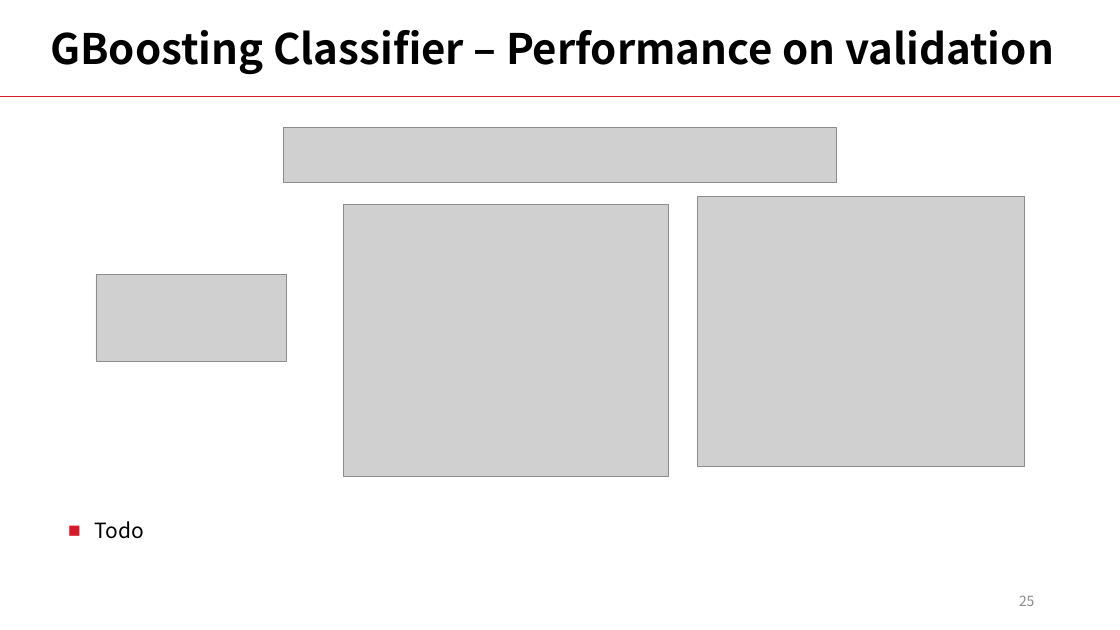
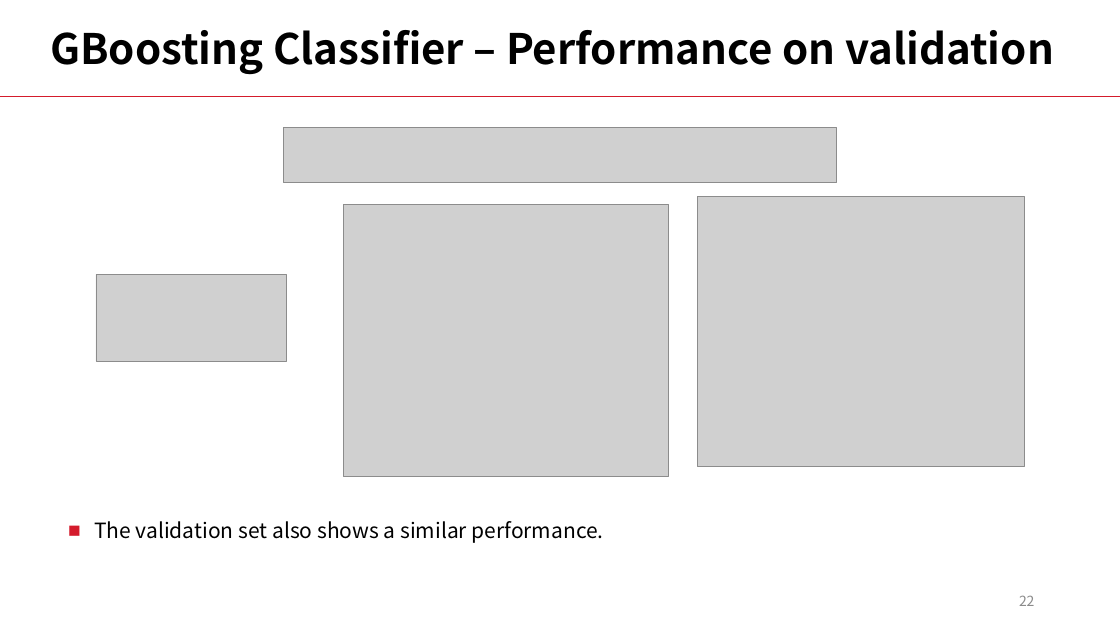
Before and after one commit to LiyangSong/Advertisement-CTR-Prediction, a slide deck: slide 22 of submissions/phase3/stepvi.pptx (slide 25 before the commit). Drawn at 1120x630 pixels with LibreOffice and Linux fonts; fonts in the diff are those of the drawing; grey boxes stand for pictures. Boxes give left, top, right and bottom in pixels: in the first picture for what was removed or moved away, otherwise in the second. Text is boxed around its words. In the diff, an @@ line names an element or a change of style, - is before the commit and + after.

```diff
--- a/submissions/phase3/stepvi.pptx
+++ b/submissions/phase3/stepvi.pptx
@@ text at [94, 521, 604, 543]: text changed @@
-■ Todo
+■ The validation set also shows a similar performance.
@@ page number at [1019, 595, 1035, 606]: text changed @@
-25
+22
```
Also in this commit, not shown: 17 other slides changed, 4 slides removed.
